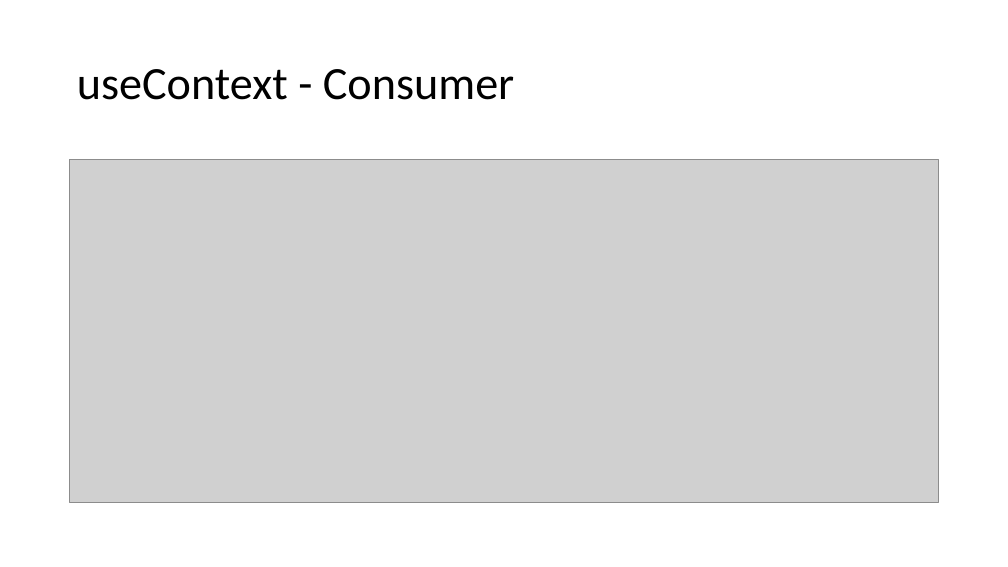
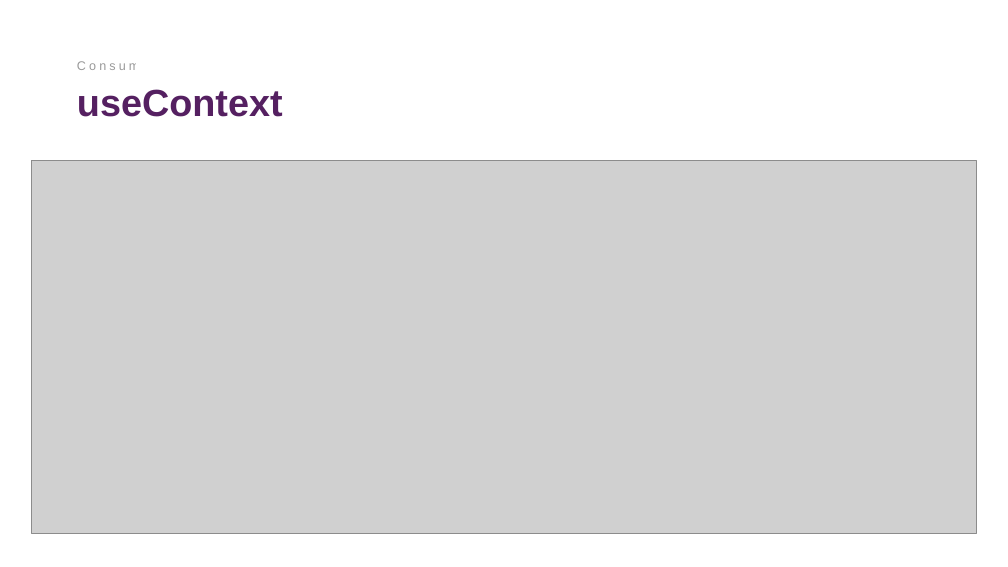
Before and after one commit to davidlambl/Lunch-and-Learns, a slide deck: slide 15 of Powerpoint Deck/React-State-Management.pptx. Drawn at 1008x567 pixels with LibreOffice and Linux fonts; fonts in the diff are those of the drawing; grey boxes stand for pictures. Boxes give left, top, right and bottom in pixels: in the first picture for what was removed or moved away, otherwise in the second. Text is boxed around its words. In the diff, an @@ line names an element or a change of style, - is before the commit and + after.

```diff
--- a/Powerpoint Deck/React-State-Management.pptx
+++ b/Powerpoint Deck/React-State-Management.pptx
@@ title "useContext" at <box>77,89,283,117</box>: vertical alignment middle to top @@
@@ title at <box>77,89,283,117</box>: text changed; size 44 to 36 pt; font Calibri to Arial; text colour #000000 to #552061; bold on @@
-useContext - Consumer
+useContext
@@ text added at <box>77,61,157,70</box>, 12 pt, text #000000 at 40% opacity @@
+Consumer
@@ picture: place and size @@
-picture at <box>70,160,939,503</box>
+picture at <box>32,160,977,533</box>
```
Also in this commit, not shown: 5 other slides changed, 3 slides added, 2 slides removed, 23 other files.
